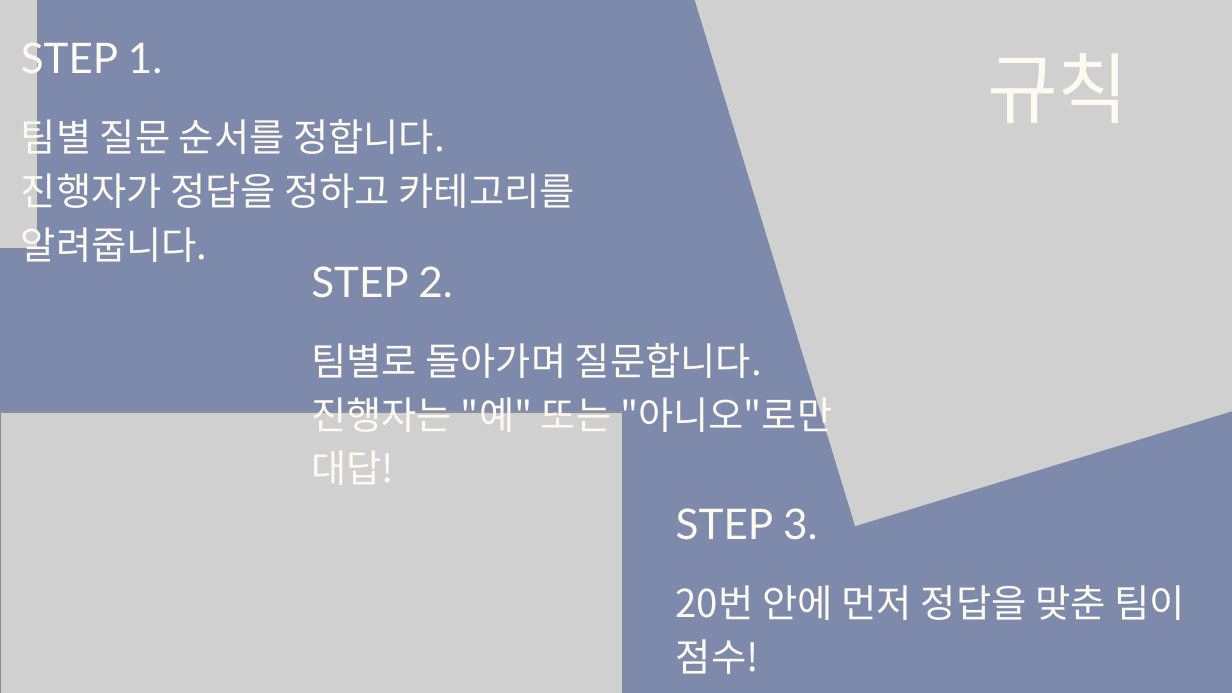
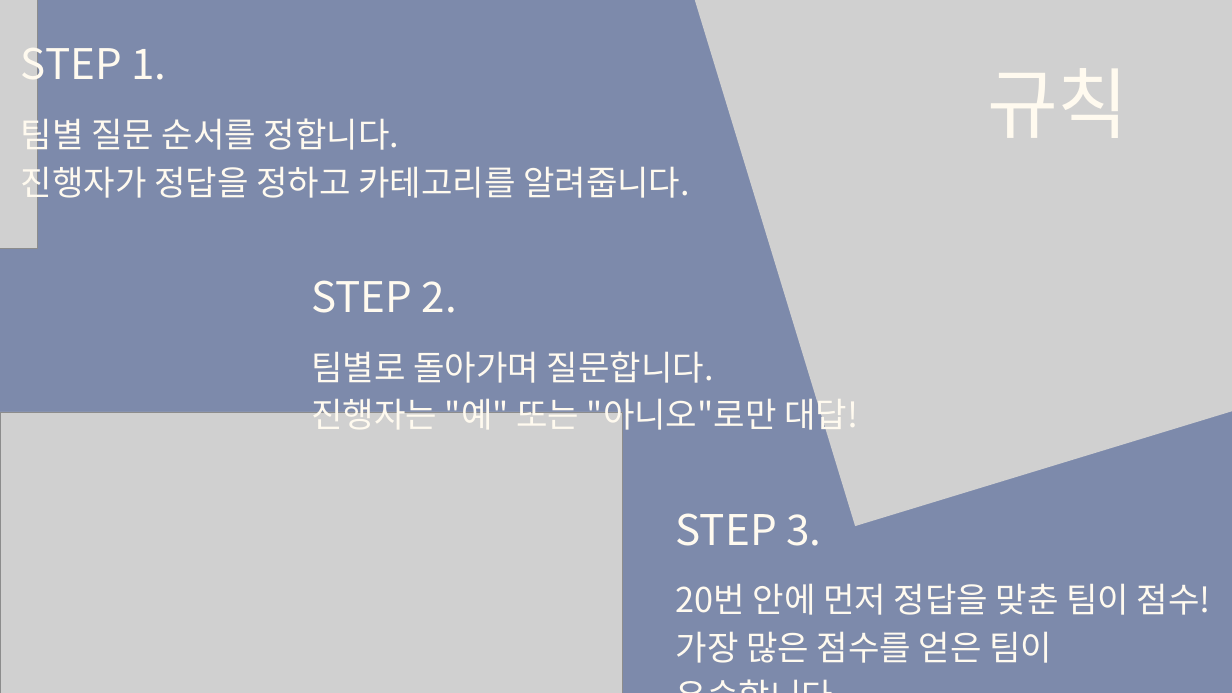
Before and after one commit to tkdgns25300/sunday_play, a slide deck: slide 2 of public/downloads/games/twenty-questions/rules.pptx. Drawn at 1232x693 pixels with LibreOffice and Linux fonts; fonts in the diff are those of the drawing; grey boxes stand for pictures. Boxes give left, top, right and bottom in pixels: in the first picture for what was removed or moved away, otherwise in the second. Text is boxed around its words. In the diff, an @@ line names an element or a change of style, - is before the commit and + after.

```diff
--- a/public/downloads/games/twenty-questions/rules.pptx
+++ b/public/downloads/games/twenty-questions/rules.pptx
@@ text "규칙": place and size @@
-text "규칙" at (987, 53, 1129, 123)
+text "규칙" at (987, 68, 1129, 138)
@@ text "팀별 질문 순서를 정합니다." at (21, 113, 690, 204): size 44.8 to 40 pt; line spacing 62.7pt to 56pt @@
@@ font Lato to Noto Sans CJK KR in 4 elements at (676, 513, 821, 546), (21, 36, 166, 89), (987, 68, 1129, 138), (311, 280, 457, 313) @@
@@ text "STEP 2.": place and size @@
-text "STEP 2." at (311, 266, 452, 298)
+text "STEP 2." at (311, 280, 457, 313)
@@ text "팀별로 돌아가며 질문합니다.": place and size @@
-text "팀별로 돌아가며 질문합니다." at (311, 343, 832, 439)
+text "팀별로 돌아가며 질문합니다." at (311, 351, 858, 437)
@@ text "팀별로 돌아가며 질문합니다." at (311, 351, 858, 437): size 44.8 to 40 pt; line spacing 62.8pt to 56pt @@
@@ text "20번 안에 먼저 정답을 맞춘 ..." at (676, 583, 1211, 663): size 44.9 to 40 pt; line spacing 62.8pt to 56pt @@
```
Also in this commit, not shown: 10 other slides changed, 3 other files.
